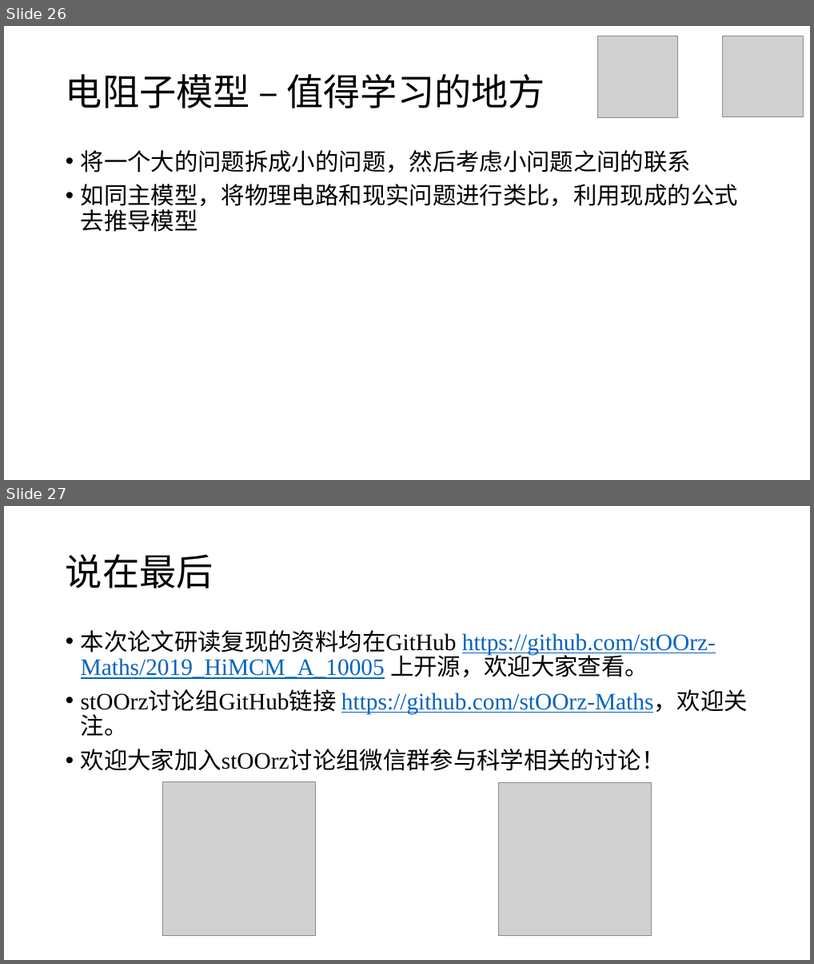
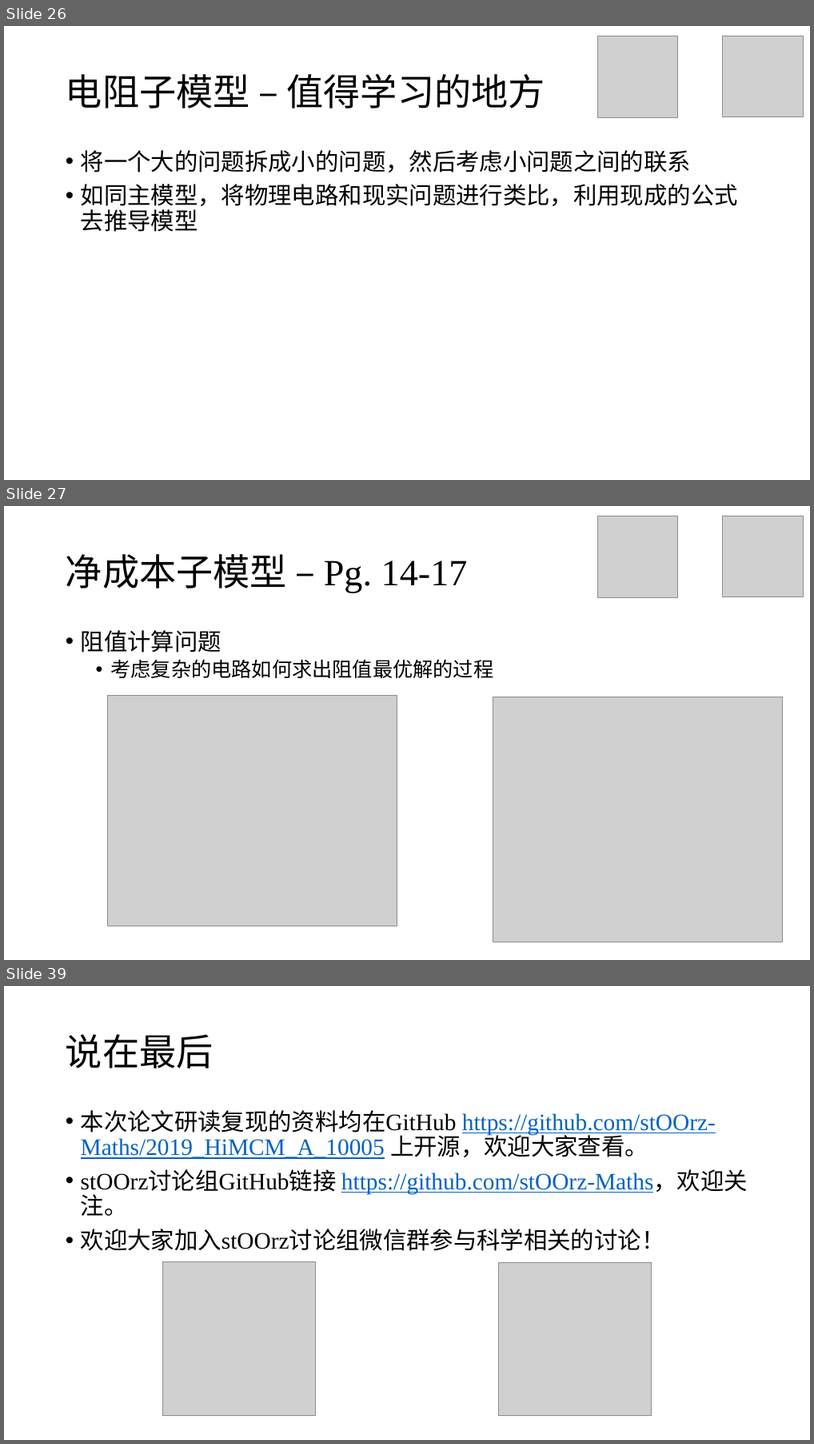
Before and after one commit to stOOrz-Science-Mind/2019_HiMCM_A_10006, a slide deck: 10005.pptx. Shown one above the other, each under a label of ours: slides 26 and 27 before the commit, slides 26, 27 and 39 after it; the slides between them are not shown. The pictures are 814x964 and 814x1444 pixels, drawn with LibreOffice and Linux fonts; fonts in the diff are those of the drawing; grey boxes stand for pictures. Boxes give left, top, right and bottom in pixels: in the first picture for what was removed or moved away, otherwise in the second. Text is boxed around its words. In the diff, an @@ line names an element or a change of style, - is before the commit and + after.

```diff
--- a/10005.pptx
+++ b/10005.pptx
@@ slide 27 added at [4,506,810,960], background #FFFFFF @@
@@ picture added at [598,516,678,597] @@
@@ picture added at [723,516,804,596] @@
@@ title added at [66,554,468,593], 44 pt, text #000000 @@
+净成本子模型 – Pg. 14-17
@@ text added at [81,630,494,678], 24 pt, text #000000 @@
+• 阻值计算问题
+  • 考虑复杂的电路如何求出阻值最优解的过程
@@ picture added at [107,696,398,925] @@
@@ picture added at [494,696,783,941] @@
@@ what was slide 27 is now slide 39 @@
```
Also in this commit, not shown: 3 slides changed, 11 other slides added, 2 other files.
